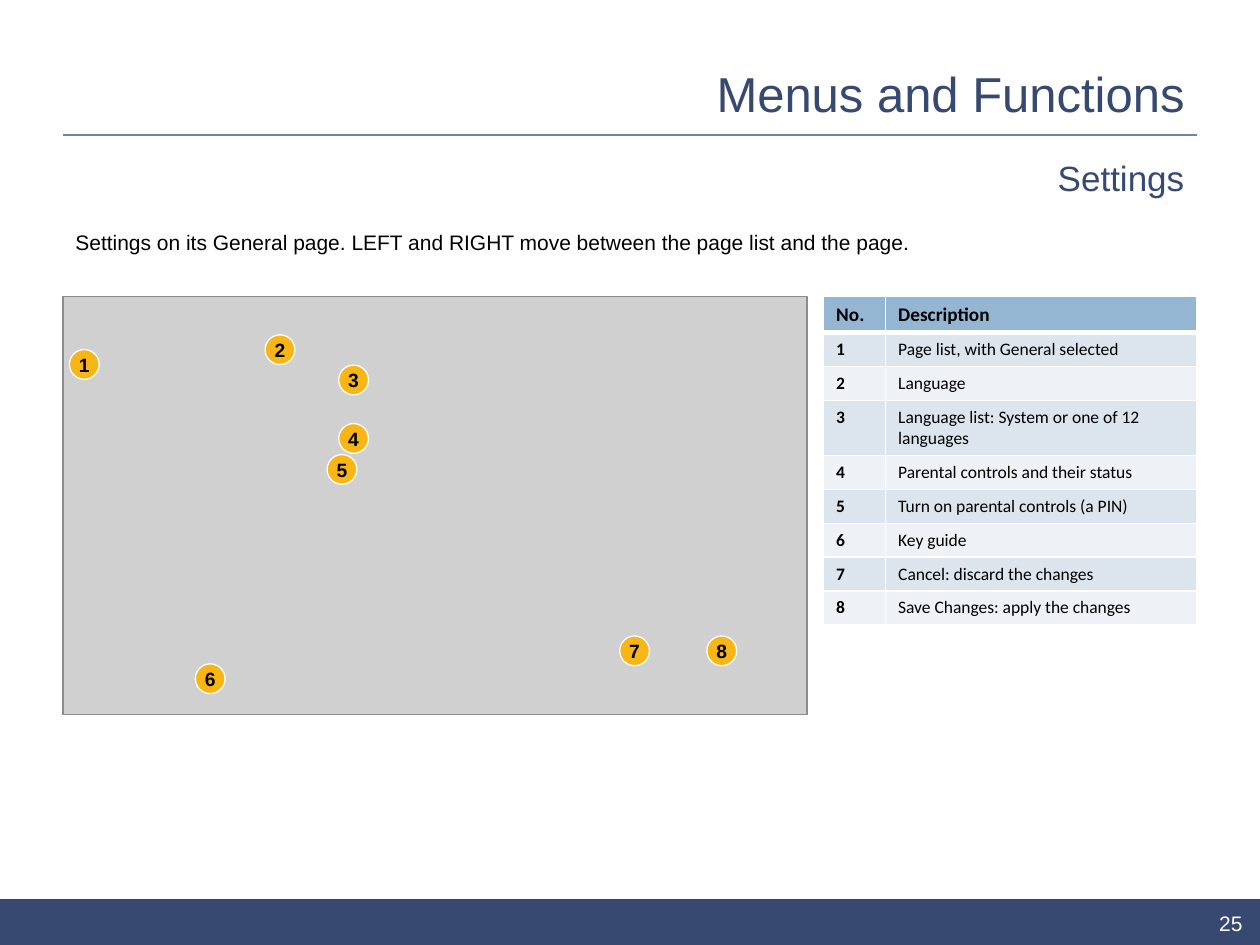
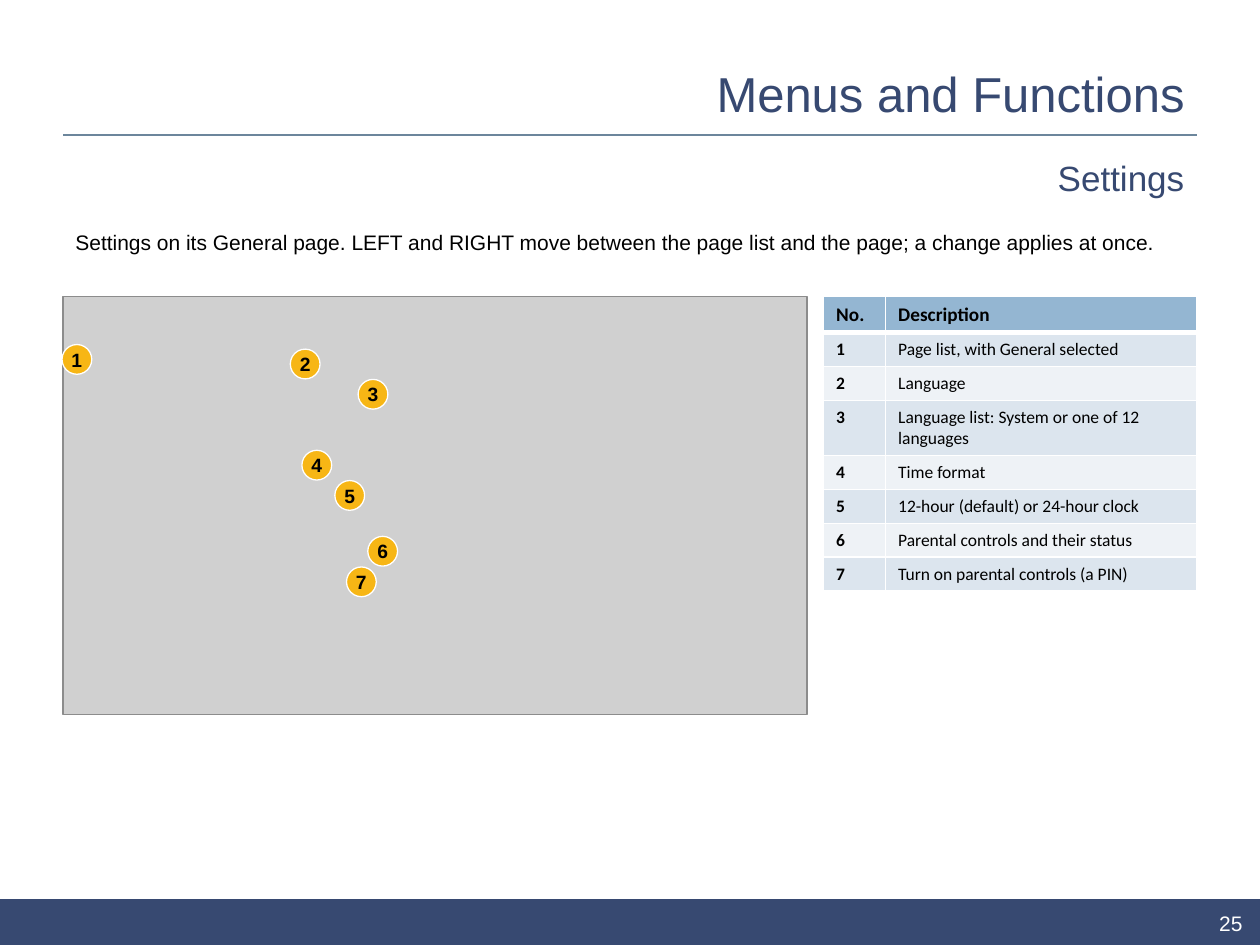
Before and after one commit to ahmedsaed/pleione, a slide deck: slide 25 of store/samsung/ui-description.pptx. Drawn at 1260x945 pixels with LibreOffice and Linux fonts; fonts in the diff are those of the drawing; grey boxes stand for pictures; background and template pictures are left out. Boxes give left, top, right and bottom in pixels: in the first picture for what was removed or moved away, otherwise in the second. Text is boxed around its words. In the diff, an @@ line names an element or a change of style, - is before the commit and + after.

Commit message:
Update the store materials for 2.6.1
The Samsung UI description and both stores' screenshots showed 2.3.0:
Save Changes and Cancel in Settings, the old Settings look and a
24-hour clock. They now match 2.6.1.

- The deck gains a 1.1 revision, steps that save with RETURN, the
  picked-source behavior on Home, the Time format setting, and new
  captures of Home, Live, Guide, Player, Search, Settings and Data
  Management with their callouts moved to the new layout.
- The Samsung listing answers AVPlay for the Player API, which plays
  streams on Tizen 8 and later since 2.6.0.
- screenshots:store --samsung also captures Data Management and the
  privacy notice, which the deck uses and nothing regenerated.

```diff
--- a/store/samsung/ui-description.pptx
+++ b/store/samsung/ui-description.pptx
@@ text at box(75, 234, 1153, 254): text changed @@
-Settings on its General page. LEFT and RIGHT move between the page list and the page.
+Settings on its General page. LEFT and RIGHT move between the page list and the page; a change applies at once.
@@ table at box(824, 296, 1197, 587) @@
-row 5: 4 | Parental controls and their status
-row 6: 5 | Turn on parental controls (a PIN)
-row 7: 6 | Key guide
-row 8: 7 | Cancel: discard the changes
-row 9: 8 | Save Changes: apply the changes
+row 5: 4 | Time format
+row 6: 5 | 12-hour (default) or 24-hour clock
+row 7: 6 | Parental controls and their status
+row 8: 7 | Turn on parental controls (a PIN)
@@ ellipse "1": place and size @@
-ellipse "1" at box(69, 349, 100, 379)
+ellipse "1" at box(62, 344, 92, 374)
@@ ellipse "2": place and size @@
-ellipse "2" at box(265, 335, 295, 365)
+ellipse "2" at box(290, 349, 320, 379)
@@ ellipse "3": place and size @@
-ellipse "3" at box(339, 365, 369, 396)
+ellipse "3" at box(358, 379, 388, 410)
@@ ellipse "4": place and size @@
-ellipse "4" at box(339, 423, 369, 454)
+ellipse "4" at box(302, 450, 333, 480)
@@ ellipse "5": place and size @@
-ellipse "5" at box(328, 455, 358, 485)
+ellipse "5" at box(335, 480, 365, 510)
@@ ellipse "6": place and size @@
-ellipse "6" at box(195, 664, 226, 694)
+ellipse "6" at box(368, 537, 398, 567)
@@ ellipse "7": place and size @@
-ellipse "7" at box(620, 636, 650, 667)
+ellipse "7" at box(346, 567, 377, 597)
@@ ellipse removed at box(707, 636, 737, 667) @@
-8
```
Also in this commit, not shown: 10 other slides changed, 24 other files.
